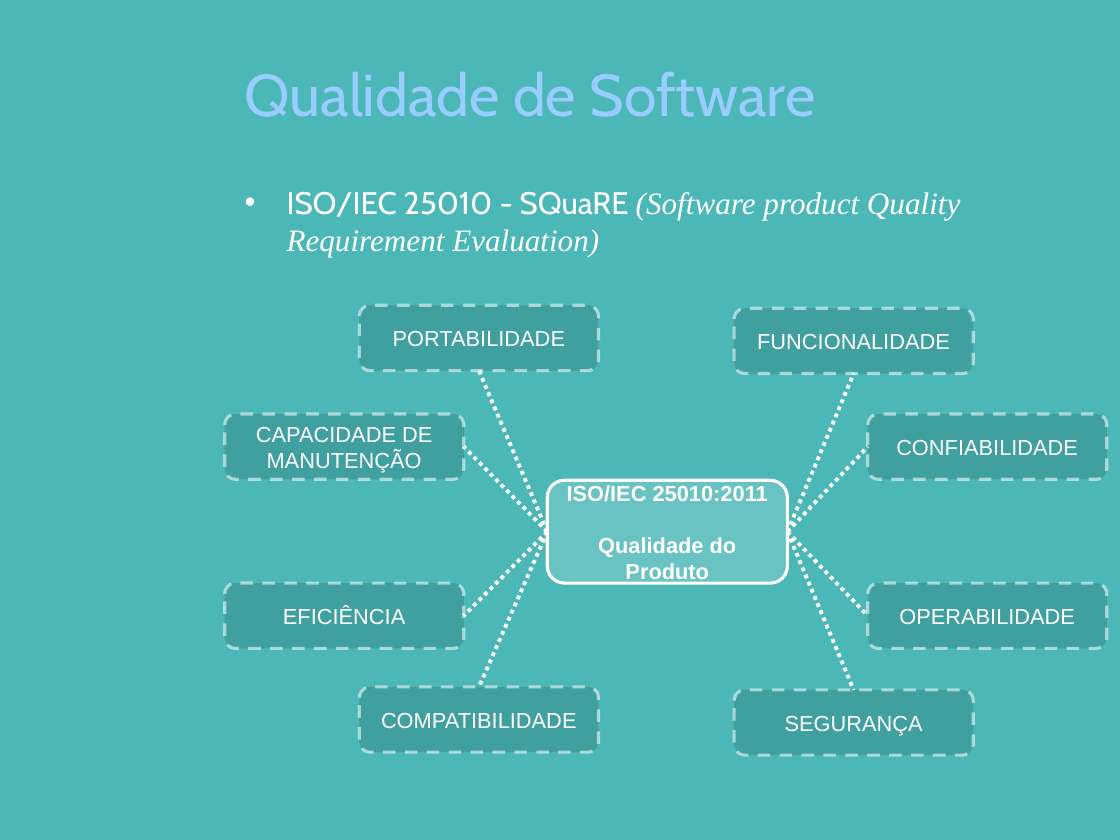
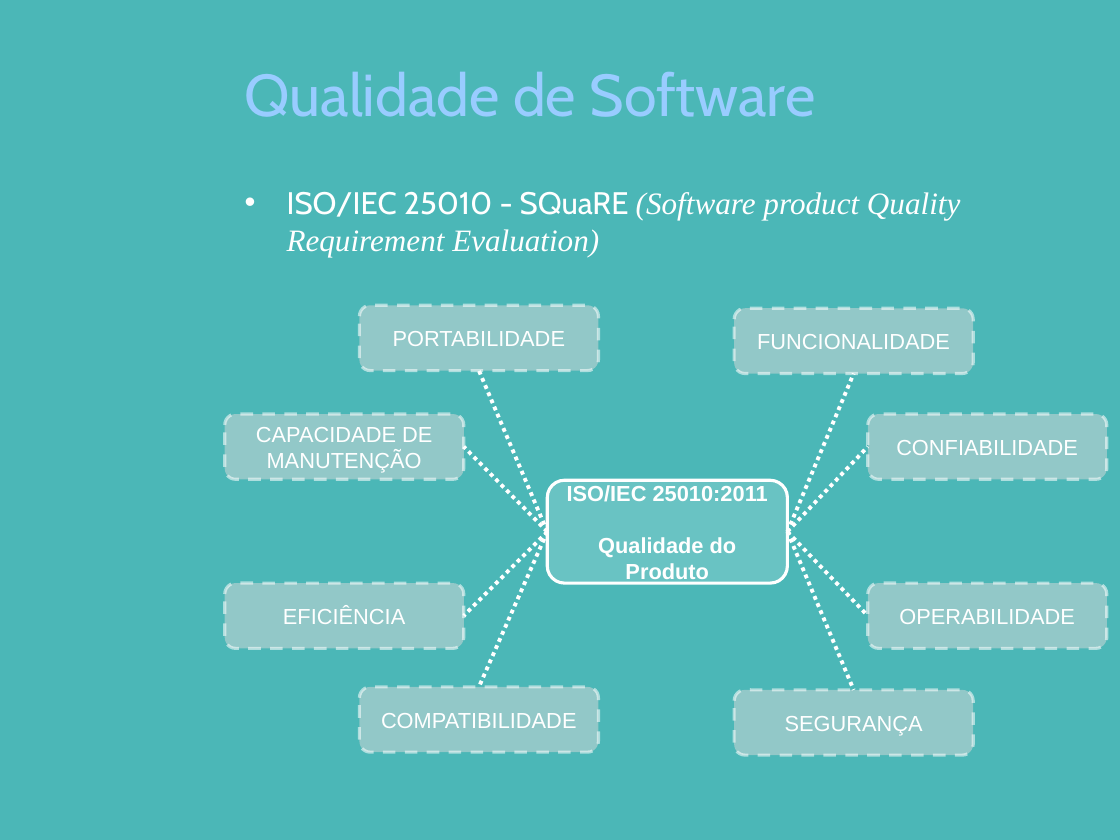
Before and after one commit to pddnew/monografia, a slide deck: slide 8 of presentation/presentation_1.1.0.pptx. Drawn at 1120x840 pixels with LibreOffice and Linux fonts; fonts in the diff are those of the drawing; background and template pictures are left out. Boxes give left, top, right and bottom in pixels: in the first picture for what was removed or moved away, otherwise in the second. Text is boxed around its words. In the diff, an @@ line names an element or a change of style, - is before the commit and + after.

```diff
--- a/presentation/presentation_1.1.0.pptx
+++ b/presentation/presentation_1.1.0.pptx
@@ fill #378A8A at 50% opacity to #D9D9D9 at 50% opacity in 8 elements at (360,306,598,371), (735,308,973,373), (868,414,1107,479), (868,584,1107,648), (735,690,973,755), (360,687,598,752), (225,414,464,479), (225,584,464,648) @@
```
Also in this commit, not shown: 3 other slides changed, 7 other files.
